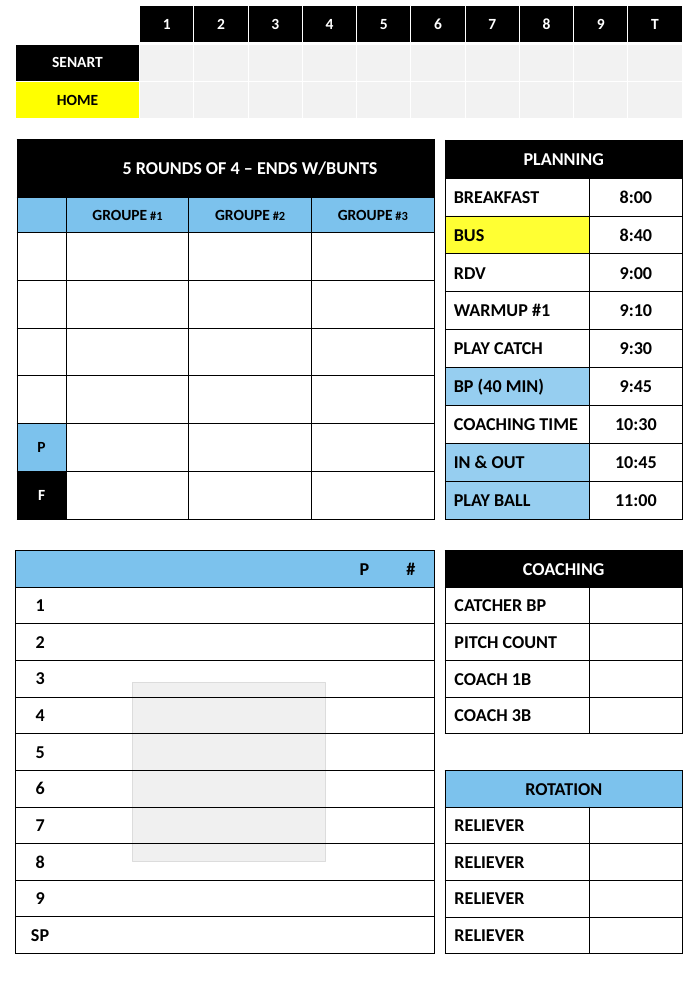
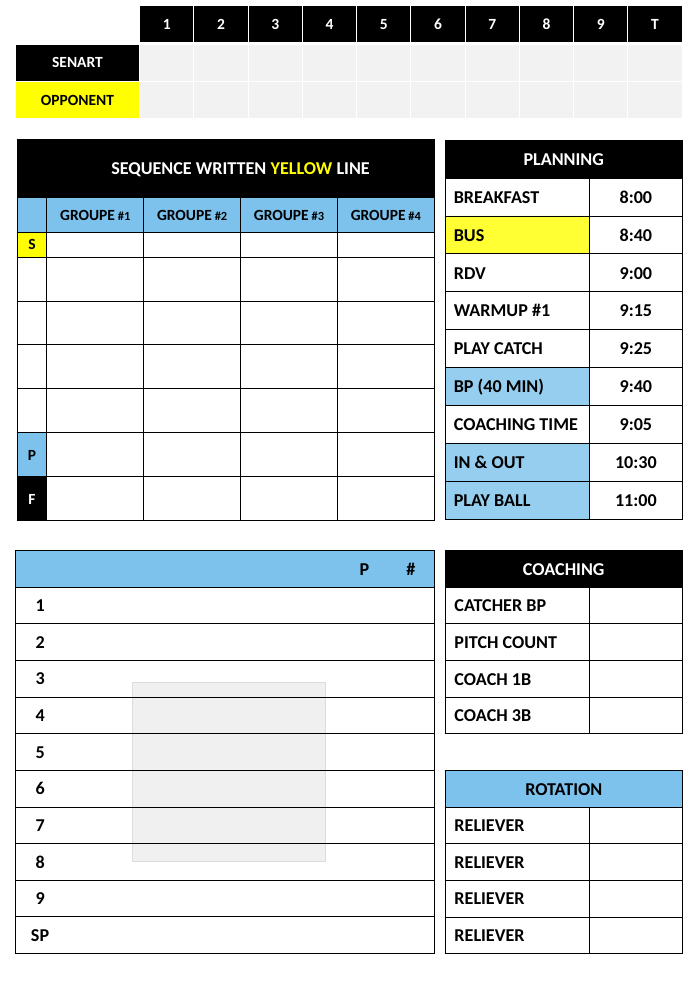
Before and after one commit to BeBetterWithStats/Games, a slide deck: slide 1 of D2 - Lineup - away 11h.pptx. Drawn at 698x1008 pixels with LibreOffice and Linux fonts; fonts in the diff are those of the drawing; grey boxes stand for pictures. Boxes give left, top, right and bottom in pixels: in the first picture for what was removed or moved away, otherwise in the second. Text is boxed around its words. In the diff, an @@ line names an element or a change of style, - is before the commit and + after.

```diff
--- a/D2 - Lineup - away 11h.pptx
+++ b/D2 - Lineup - away 11h.pptx
@@ table at bbox=[16, 6, 679, 119] @@
-row 3, column 1: HOME
+row 3, column 1: OPPONENT
@@ table at bbox=[17, 140, 434, 521] @@
- | 5 ROUNDS OF 4 – ENDS W/BUNTS |  | 
- | GROUPE #1 | GROUPE #2 | GROUPE #3
- |  |  | 
- |  |  | 
- |  |  | 
- |  |  | 
-P |  |  | 
-F |  |  | 
+ | SEQUENCE WRITTEN YELLOW LINE |  |  | 
+ | GROUPE #1 | GROUPE #2 | GROUPE #3 | GROUPE #4
+S |  |  |  | 
+ |  |  |  | 
+ |  |  |  | 
+ |  |  |  | 
+ |  |  |  | 
+P |  |  |  | 
+F |  |  |  | 
@@ table at bbox=[445, 141, 682, 520] @@
-row 5, column 2: 9:10
+row 5, column 2: 9:15
-row 6, column 2: 9:30
+row 6, column 2: 9:25
-row 7, column 2: 9:45
+row 7, column 2: 9:40
-row 8, column 2: 10:30
+row 8, column 2: 9:05
-row 9, column 2: 10:45
+row 9, column 2: 10:30
```
Also in this commit, not shown: 2 other files.
